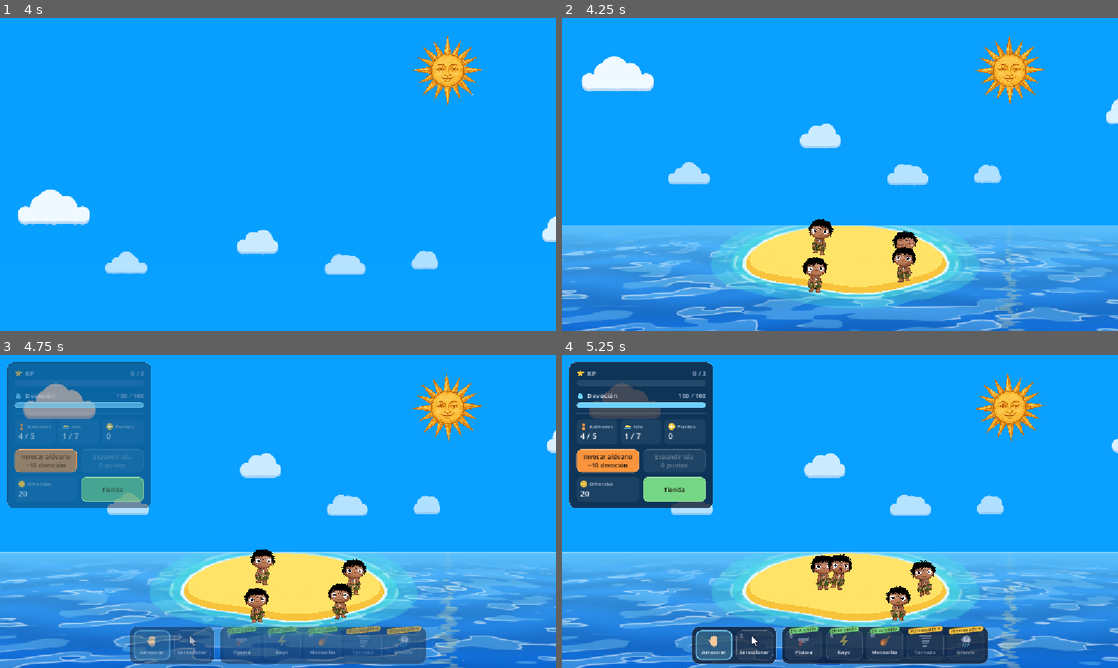
Above: before the commit, frames 1-4 (two rows, left to right).
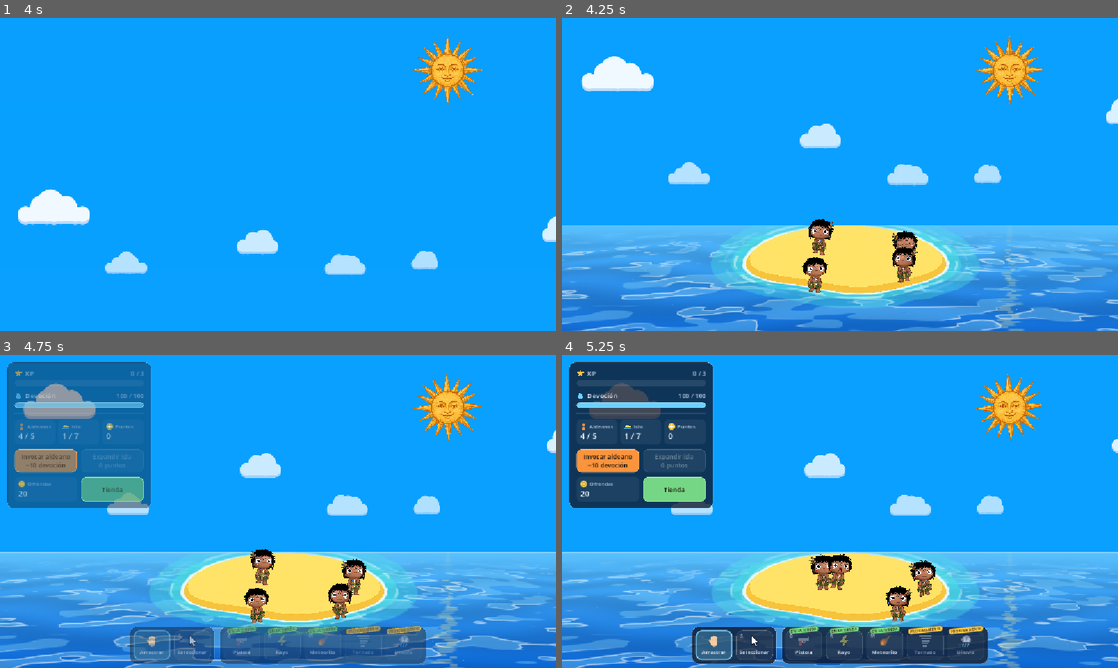
Above: after the commit, the same moments.

Repository: JuliFlorez/godlings
Game: Godot game, scene res://world/world.tscn
Two runs of this game, one before a commit and one after it. Both use one fixed random seed, a clock stepped at 60 frames per second and the inputs below.
Inputs (mouse positions are in pixels of both pictures, inside the frame that each line leads up to):
- Up to frame 1 (4 s): click "Jugar" at 0.5 s; tap Enter at 1.25 s; move the mouse to (400, 158) at 1.27 s; hold Up 1.28-2 s; tap G at 1.35 s; click (400, 158) at 1.42 s; drag from (166, 190) to (250, 237) at 2.02 s; click "Nueva partida" at 2.75 s; move the mouse to (333, 105) at 3.52 s; hold Up from 3.53 s (still down); tap M at 3.6 s
- Up to frame 2 (4.25 s): keep holding Up
- Up to frame 3 (4.75 s): release Up at 4.25 s; drag from (344, 586) to (111, 464) at 4.27 s
- Up to frame 4 (5.25 s): drag from (823, 605) to (867, 511) at 5.02 s

Frame 1 is identical in both runs. In frame 2, 0.1% of the frame differs, in the area x 44-64%, y 64-85%; in frame 3, 0.2%; in frame 4, 0.2%, in the area x 44-68%, y 63-86%.

Commit message:
Add female villagers with braids that hang in front of the hands
Co-Authored-By: Claude Opus 5.5 <noreply@anthropic.com>

Diff:
--- a/actors/villager/villager.gd
+++ b/actors/villager/villager.gd
@@ -136,11 +136,19 @@
 var id_number := 0
 var first_name := ""
 var last_name := ""
-var gender := Gender.MALE        # Por ahora son todos varones
+const FEMALE_CHANCE := 0.5      # Al aparecer (las partidas guardadas traen el suyo)
+var gender := Gender.MALE:
+	set(g):
+		gender = g
+		if rig:
+			rig.set_female(g == Gender.FEMALE)
+		var pitch: Vector2 = VOICE_PITCH[g]
+		_voice_pitch = randf_range(pitch.x, pitch.y)
 
 # --- Voz: "¡wow!" al agarrarlo. Cada aldeano tiene su propio tono ---
 const WOW := preload("res://audio/wow.wav")
 const VOICE_DB := -4.0
+const VOICE_PITCH := { Gender.MALE: Vector2(0.9, 1.25), Gender.FEMALE: Vector2(1.2, 1.5) }
 var _voice: AudioStreamPlayer
 var _voice_pitch := 1.0
 
@@ -176,8 +184,8 @@
 	_voice = AudioStreamPlayer.new()
 	_voice.stream = WOW
 	_voice.volume_db = VOICE_DB
-	_voice_pitch = randf_range(0.9, 1.25)
 	add_child(_voice)
+	gender = Gender.FEMALE if randf() < FEMALE_CHANCE else Gender.MALE   # También elige el tono
 
 	ids_issued += 1
 	id_number = ids_issued
--- a/actors/villager/villager_rig.gd
+++ b/actors/villager/villager_rig.gd
@@ -65,6 +65,14 @@
 const SHOCK_JITTER := 0.15    # Temblor de cada miembro (rad)
 const SHOCK_SHAKE := 22.0     # Temblor de la cadera (px de la imagen)
 
+# Aldeana: el mismo dibujo con pelo largo, trenzas y top de hojas, alineado con villager.png
+# (mismos huesos y recortes). La cabeza va en una textura aparte porque las trenzas cuelgan
+# por delante de las manos: su polígono llega más abajo y lo que no es cabeza es transparente.
+const MALE_TEX := preload("res://actors/villager/villager.png")
+const FEMALE_BODY := preload("res://actors/villager/villager_female.png")
+const FEMALE_HEAD := preload("res://actors/villager/villager_female_head.png")
+const FEMALE_HEAD_RECT := Rect2(146, 6, 698, 570)   # px del dibujo
+
 class Joint:
 	var bone: Bone2D
 	var axis: Vector2         # Dirección pivote -> punta del miembro, en espacio del hueso
@@ -123,10 +131,13 @@
 var _look := 0.0
 var _look_target := 0.0
 var _look_t := 0.0
+var _female := false
+var _male_head_poly := PackedVector2Array()
+var _male_head_uv := PackedVector2Array()
 
 const MAX_MARKS := 10
-## Alfa de villager.png, para saber si un tiro cayó sobre el dibujo o en un hueco.
-static var _alpha: Image
+## Alfa de cada textura del dibujo, para saber si un tiro cayó sobre el dibujo o en un hueco.
+static var _alpha := {}
 
 func _ready() -> void:
 	villager = get_parent() as Villager
@@ -203,6 +214,35 @@
 	arm.add_child(hand)
 	arm.move_child(hand, 0)  # Detrás del brazo, así la pulsera tapa la unión
 
+## Varón o aldeana: cambia las texturas (sirve antes o después de _ready).
+func set_female(on: bool) -> void:
+	if on == _female:
+		return
+	_female = on
+	var head_sprite: Polygon2D = $Skeleton2D/Hip/Head/Sprite
+	if _male_head_poly.is_empty():
+		_male_head_poly = head_sprite.polygon
+		_male_head_uv = head_sprite.uv
+	var body := FEMALE_BODY if on else MALE_TEX
+	for path in ["Hip", "Hip/LegL", "Hip/LegR", "Hip/ArmL", "Hip/ArmR"]:
+		var bone := get_node("Skeleton2D/" + path)
+		bone.get_node("Sprite").texture = body
+		if bone.has_node("Hand"):
+			bone.get_node("Hand").texture = body
+	head_sprite.texture = FEMALE_HEAD if on else MALE_TEX
+	if on:
+		var to_uv := _male_head_uv[0] - _male_head_poly[0]
+		var r := FEMALE_HEAD_RECT
+		var uv := PackedVector2Array([r.position, Vector2(r.end.x, r.position.y), r.end, Vector2(r.position.x, r.end.y)])
+		var poly := PackedVector2Array()
+		for p in uv:
+			poly.append(p - to_uv)
+		head_sprite.polygon = poly
+		head_sprite.uv = uv
+	else:
+		head_sprite.polygon = _male_head_poly
+		head_sprite.uv = _male_head_uv
+
 ## Todo el rig se dibuja con el material del Rig (el recorte de la línea del agua).
 func _share_material(n: Node) -> void:
 	for c in n.get_children():
@@ -248,10 +288,6 @@
 	var sprites: Array[Polygon2D] = []
 	for b: Node in [head, arm_r, arm_l, hip, leg_r, leg_l]:  # Del que se dibuja arriba al de abajo
 		sprites.append(b.get_node("Sprite"))
-	if _alpha == null:
-		_alpha = sprites[0].texture.get_image()
-		if _alpha.is_compressed():
-			_alpha.decompress()
 	var center := villager.to_global(Villager.BODY_COM) if villager else global_position
 	for step in 11:
 		var p := point.lerp(center, step / 10.0)
@@ -259,8 +295,9 @@
 			var local := s.to_local(p)
 			if not Geometry2D.is_point_in_polygon(local, s.polygon):
 				continue
+			var alpha := _alpha_of(s.texture)
 			var px := Vector2i(local + s.uv[0] - s.polygon[0])
-			if Rect2i(Vector2i.ZERO, _alpha.get_size()).has_point(px) and _alpha.get_pixelv(px).a > 0.5:
+			if Rect2i(Vector2i.ZERO, alpha.get_size()).has_point(px) and alpha.get_pixelv(px).a > 0.5:
 				var mark := BulletMark.new()
 				mark.position = local
 				mark.rotation = randf() * TAU
@@ -268,6 +305,15 @@
 				s.add_child(mark)
 				_marks += 1
 				return
+
+static func _alpha_of(tex: Texture2D) -> Image:
+	var key := tex.resource_path   # Por la ruta: guardar la textura en un static da "leaked at exit"
+	if not _alpha.has(key):
+		var img := tex.get_image()
+		if img.is_compressed():
+			img.decompress()
+		_alpha[key] = img
+	return _alpha[key]
 
 ## Sacude los miembros según dónde y hacia dónde pegó el tiro (coords globales).
 func hit(point: Vector2, dir: Vector2, strength := 1.0) -> void:
--- a/ui/villager_card.gd
+++ b/ui/villager_card.gd
@@ -148,6 +148,7 @@
 	_photo_rig = body.get_node("Rig")
 	body.remove_child(_photo_rig)
 	body.free()
+	_photo_rig.set_female(villager.gender == Villager.Gender.FEMALE)
 	_photo_rig.scale = Vector2.ONE * PHOTO_SCALE
 	# El Skeleton2D del rig está en (-512, -512): cada px del dibujo es (px - 512) en el rig
 	_photo_rig.position = PHOTO_SIZE * 0.5 - (PHOTO_FOCUS - Vector2(512, 512)) * PHOTO_SCALE
Binary file added: actors/villager/villager_female.png
Not shown, added: actors/villager/villager_female.png.import
Binary file added: actors/villager/villager_female_head.png
Not shown, added: actors/villager/villager_female_head.png.import
Not shown, changed: README.md
